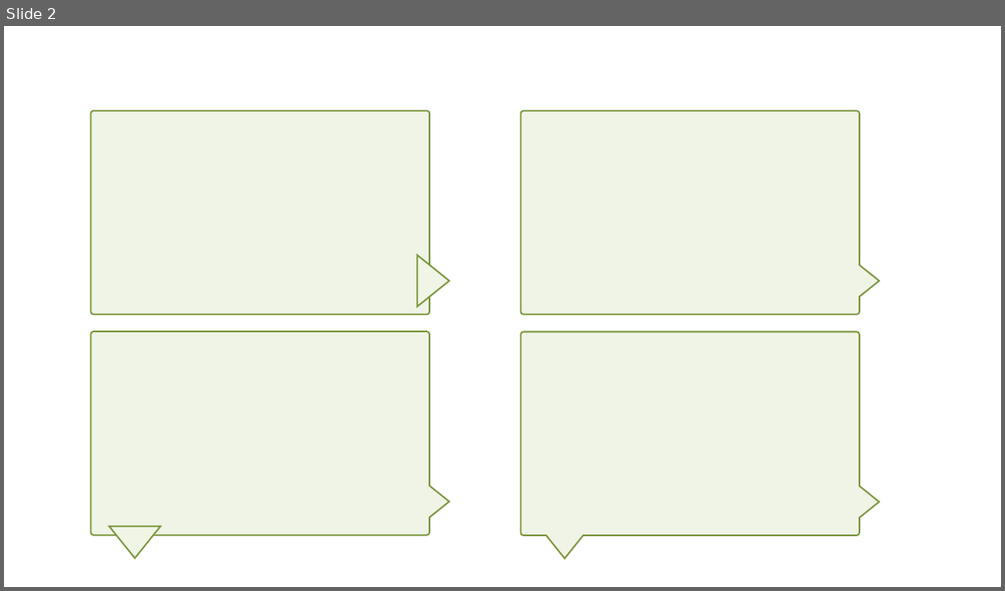
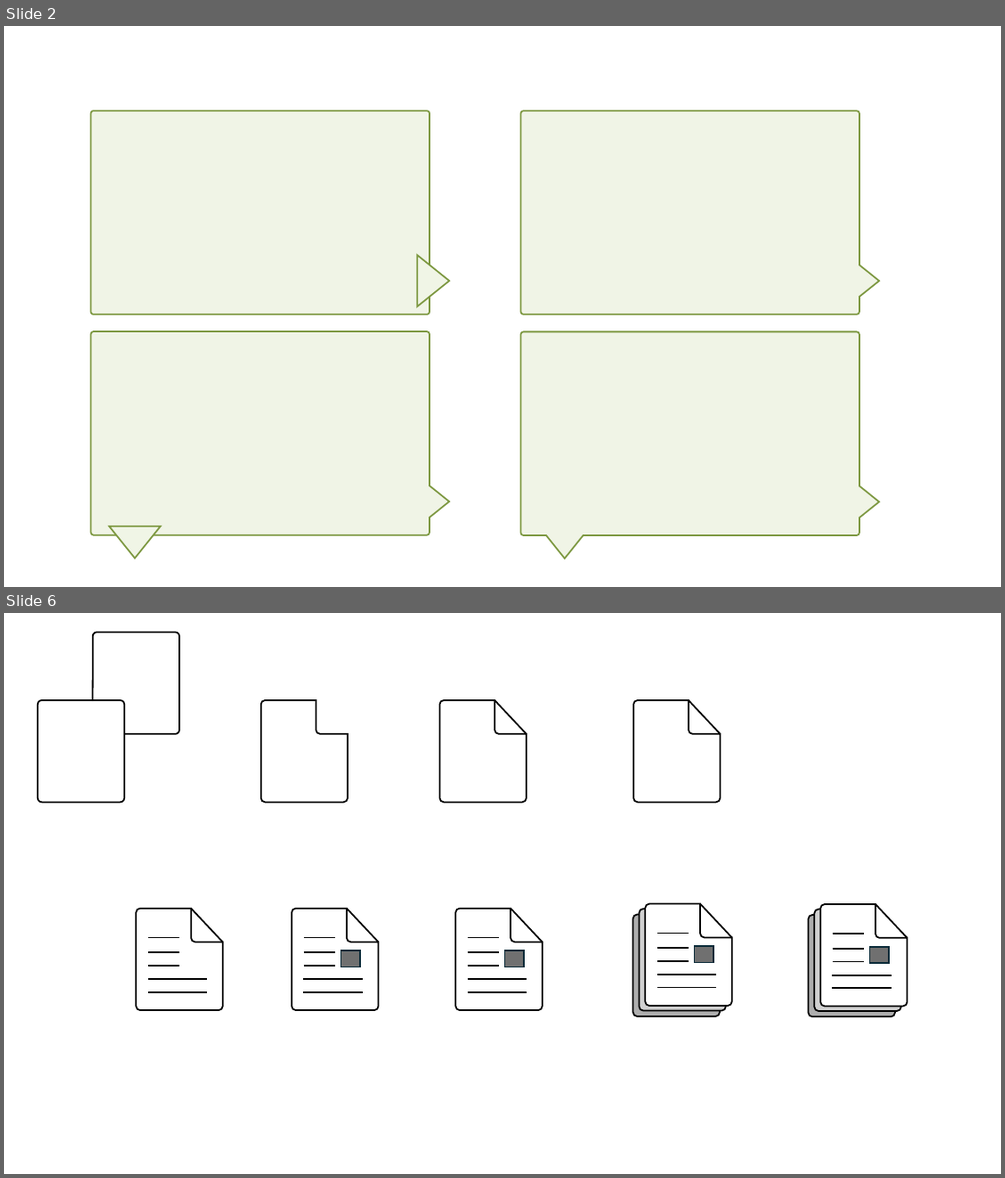
Before and after one commit to lynnkyle/Draw, a slide deck: 科研作图.pptx. Shown one above the other, each under a label of ours: slide 2 before the commit, slides 2 and 6 after it; the slides between them are not shown. The pictures are 1005x591 and 1005x1178 pixels, drawn with LibreOffice and Linux fonts; fonts in the diff are those of the drawing. Boxes give left, top, right and bottom in pixels: in the first picture for what was removed or moved away, otherwise in the second. Text is boxed around its words. In the diff, an @@ line names an element or a change of style, - is before the commit and + after.

Commit message:
2_commit

```diff
--- a/科研作图.pptx
+++ b/科研作图.pptx
@@ slide 6 added at [4,613,1001,1174], background #FFFFFF @@
@@ rounded rectangle added at [93,633,179,734], fill #FFFFFF, outline #000000 1.5 pt @@
@@ rounded rectangle added at [38,700,124,803], fill #FFFFFF, outline #000000 1.5 pt @@
@@ freeform shape added at [261,700,348,803], fill #FFFFFF, outline #000000 1.5 pt @@
@@ freeform shape added at [440,700,526,803], fill #FFFFFF, outline #000000 1.5 pt @@
@@ line added from (494, 700) to (526, 734), #000000 1.5 pt @@
@@ freeform shape added at [633,700,720,803], fill #FFFFFF, outline #000000 1.5 pt @@
@@ line added from (688, 700) to (720, 734), #000000 1.5 pt @@
@@ freeform shape added at [137,908,223,1010], fill #FFFFFF, outline #000000 1.5 pt @@
@@ line added from (191, 908) to (223, 942), #000000 1.5 pt @@
@@ freeform shape added at [633,915,720,1016], fill #AEAEAE, outline #000000 1.5 pt @@
@@ freeform shape added at [639,908,726,1010], fill #D1D1D1, outline #000000 1.5 pt @@
@@ line added from (148, 938) to (179, 938), #000000 1.5 pt @@
@@ line added from (148, 952) to (179, 952), #000000 1.5 pt @@
@@ rectangle added at [341,951,361,967], fill #707070, outline #092A39 1.5 pt @@
@@ group added at [455,908,542,1010]: 6 lines, 1 freeform shape, 1 rectangle @@
@@ group added at [646,904,732,1005]: 6 lines, 1 freeform shape, 1 rectangle @@
@@ group added at [809,904,907,1017]: 6 lines, 3 freeform shapes, 1 rectangle @@
@@ line added from (147, 980) to (207, 980), #000000 1.5 pt @@
@@ line added from (148, 966) to (179, 966), #000000 1.5 pt @@
@@ line added from (147, 992) to (207, 992), #000000 1.5 pt @@
@@ group added at [291,908,379,1010]: 6 lines, 1 freeform shape @@
```
Also in this commit, not shown: 5 other slides added, 2 slides removed.
